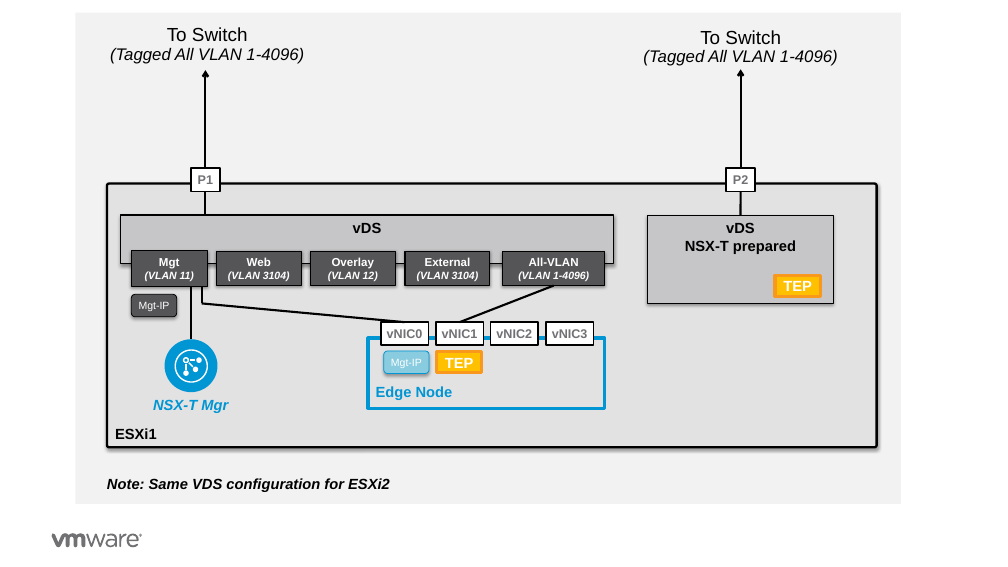
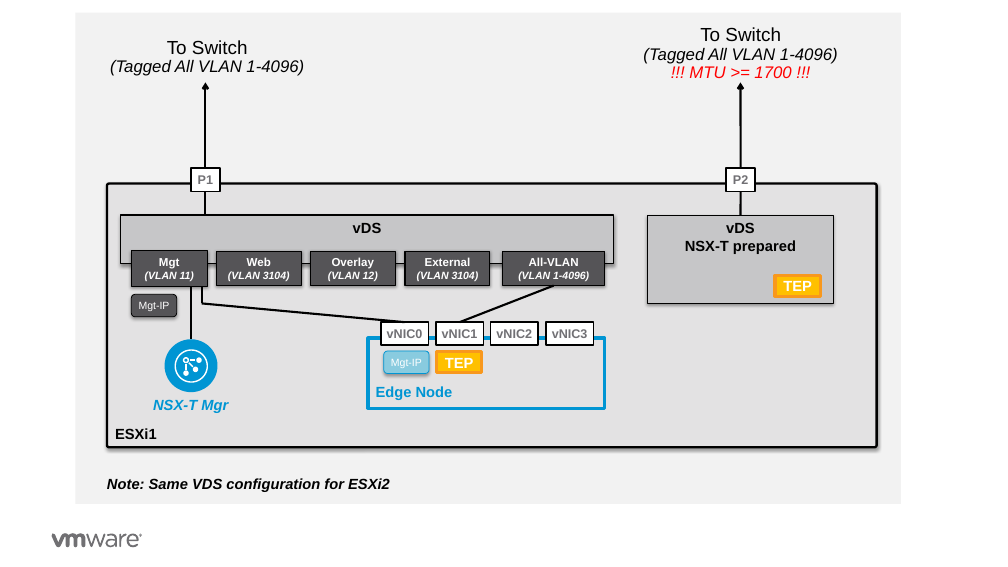
Before and after one commit to vmware-nsx/eval-docs, a slide deck: slide 3 of docs/assets/Graphics/Graphics-v0.1.pptx. Drawn at 1008x567 pixels with LibreOffice and Linux fonts; fonts in the diff are those of the drawing; background and template pictures are left out. Boxes give left, top, right and bottom in pixels: in the first picture for what was removed or moved away, otherwise in the second. Text is boxed around its words. In the diff, an @@ line names an element or a change of style, - is before the commit and + after.

```diff
--- a/docs/assets/Graphics/Graphics-v0.1.pptx
+++ b/docs/assets/Graphics/Graphics-v0.1.pptx
@@ text "To Switch": place and size @@
-text "To Switch" at (110, 27, 304, 64)
+text "To Switch" at (110, 40, 304, 76)
@@ arrow moved from (206, 70) - (206, 169) to (206, 82) - (206, 169) @@
@@ text at (689, 66, 791, 78): paragraph added @@
+!!! MTU >= 1700 !!!
@@ arrow moved from (740, 70) - (740, 169) to (740, 82) - (740, 169) @@
```
Also in this commit, not shown: 2 other slides changed, 4 other files.
